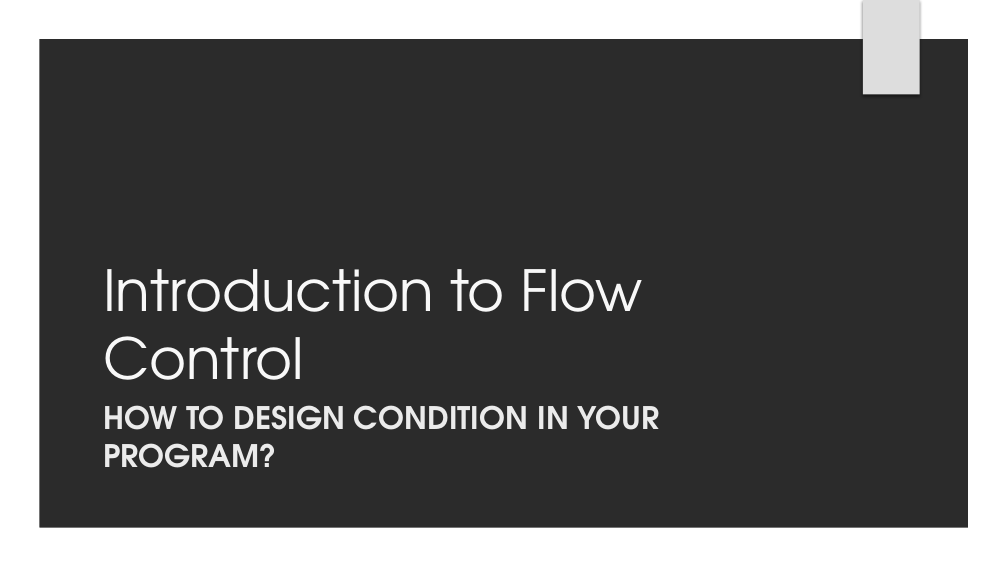
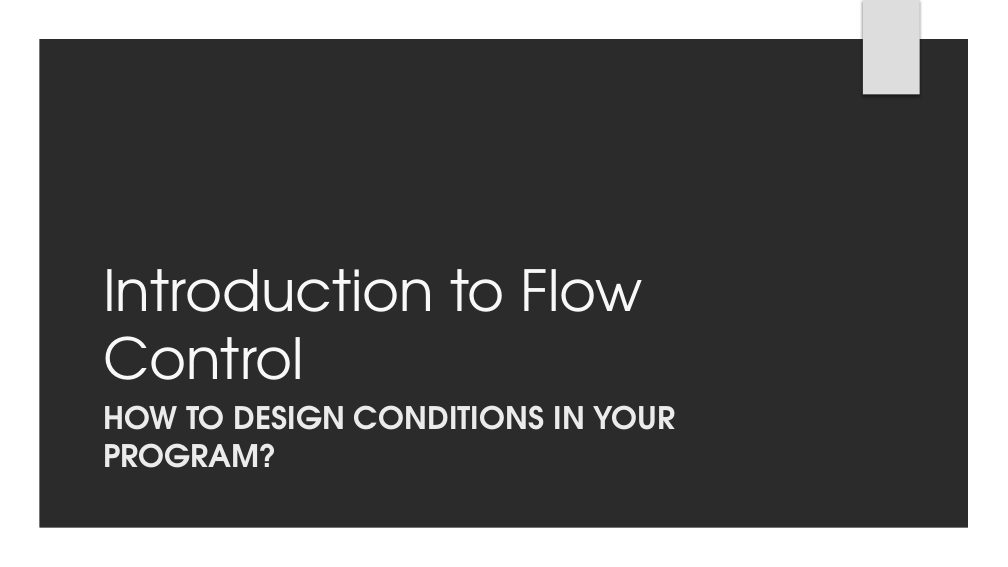
Before and after one commit to fkhan79/giaic_fmk, a slide deck: slide 1 of presentations/GIAIC_02-Introduction to Flow Control.pptx. Drawn at 1008x567 pixels with LibreOffice and Linux fonts; fonts in the diff are those of the drawing; background and template pictures are left out; a plain dark background stands for a picture behind light text. Boxes give left, top, right and bottom in pixels: in the first picture for what was removed or moved away, otherwise in the second. Text is boxed around its words. In the diff, an @@ line names an element or a change of style, - is before the commit and + after.

```diff
--- a/presentations/GIAIC_02-Introduction to Flow Control.pptx
+++ b/presentations/GIAIC_02-Introduction to Flow Control.pptx
@@ subtitle at (103,405,676,468): text changed @@
-HOW TO DESIGN CONDITION IN YOUR PROGRAM?
+HOW TO DESIGN CONDITIONS IN YOUR PROGRAM?
```
Also in this commit, not shown: 2 other slides changed, 15 slides added, 4 other files.
